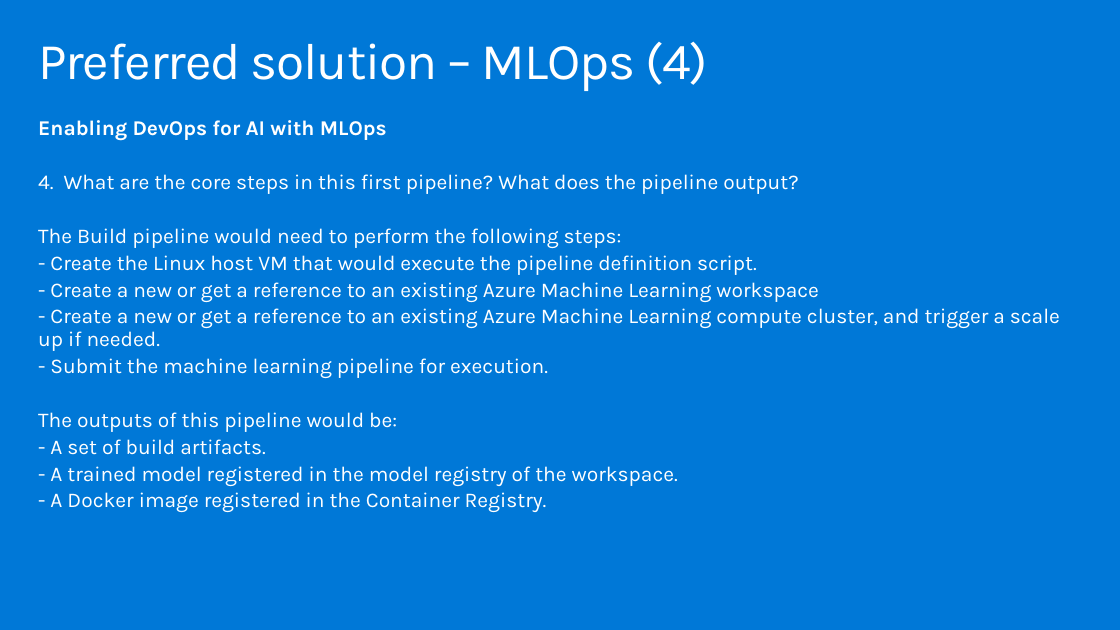
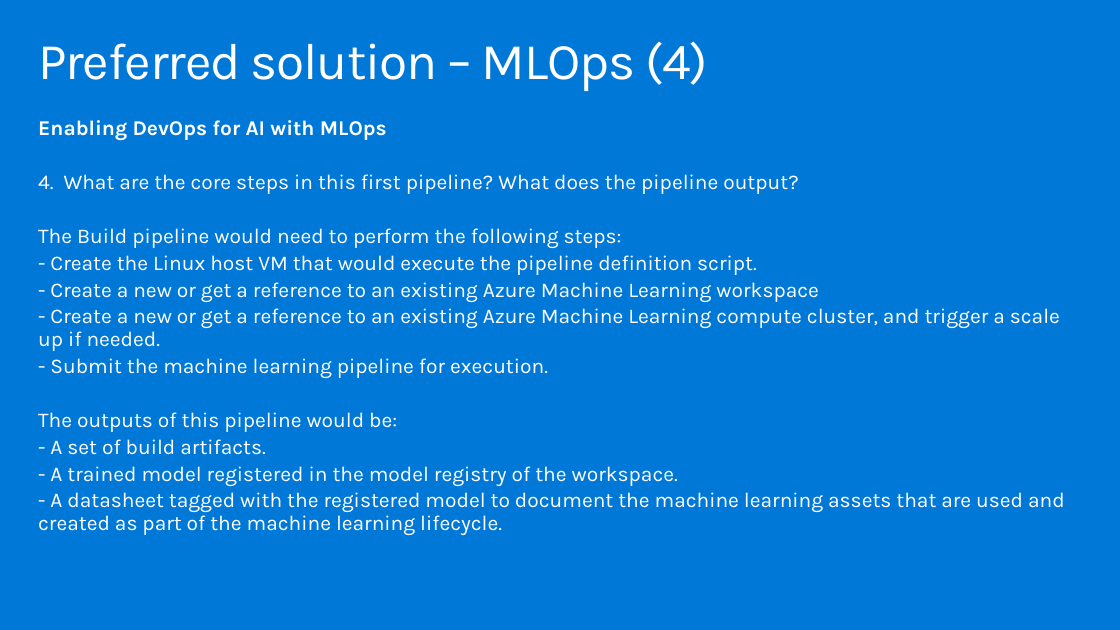
Before and after one commit to tgokal/MCW-ML-Ops, a slide deck: slide 22 of Whiteboard design session/WDS trainer presentation - MLOps.pptx. Drawn at 1120x630 pixels with LibreOffice and Linux fonts; fonts in the diff are those of the drawing. Boxes give left, top, right and bottom in pixels: in the first picture for what was removed or moved away, otherwise in the second. Text is boxed around its words. In the diff, an @@ line names an element or a change of style, - is before the commit and + after.

```diff
--- a/Whiteboard design session/WDS trainer presentation - MLOps.pptx
+++ b/Whiteboard design session/WDS trainer presentation - MLOps.pptx
@@ text at bbox=[38, 492, 1065, 535]: text changed @@
-- A Docker image registered in the Container Registry.
+- A datasheet tagged with the registered model to document the machine learning assets that are used and created as part of the machine learning lifecycle.
```
Also in this commit, not shown: 1 other slide changed, 2 other files.
